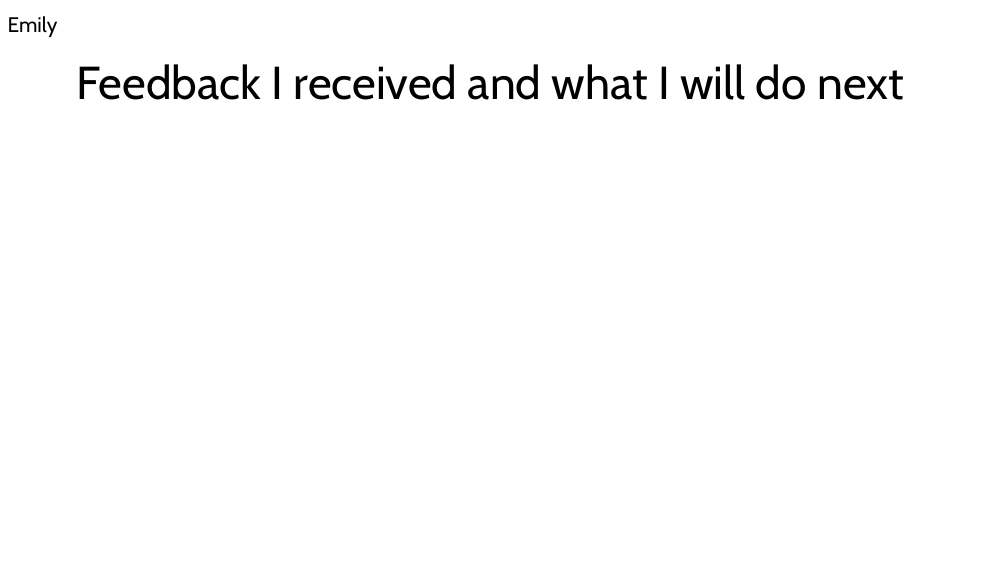
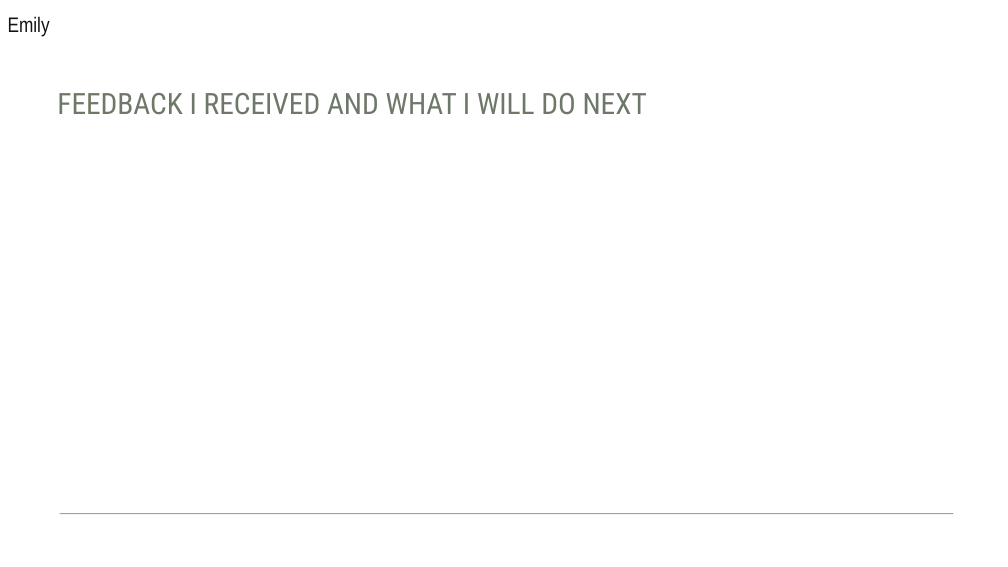
Before and after one commit to ginassadauskas/Project5Group1, a slide deck: slide 9 of peer assessment/interm peer assessment oct 26.pptx. Drawn at 1008x567 pixels with LibreOffice and Linux fonts; fonts in the diff are those of the drawing. Boxes give left, top, right and bottom in pixels: in the first picture for what was removed or moved away, otherwise in the second. Text is boxed around its words. In the diff, an @@ line names an element or a change of style, - is before the commit and + after.

Commit message:
FeedbackSlides

```diff
--- a/peer assessment/interm peer assessment oct 26.pptx
+++ b/peer assessment/interm peer assessment oct 26.pptx
@@ text "Emily" at [8,16,50,37]: font Cabin to Arial Narrow, text colour #000000 to #131313 @@
@@ title "FEEDBACK I RECEIVED AND WHAT ..." at [57,93,647,114]: vertical alignment middle to bottom @@
@@ title at [57,93,647,114]: text changed; size 44 to 28 pt; font Cabin to Roboto Condensed; text colour #000000 to #6E7868 @@
-Feedback I received and what I will do next
+FEEDBACK I RECEIVED AND WHAT I WILL DO NEXT
@@ line added from (954, 513) to (60, 513), #444742 1 pt @@
```
Also in this commit, not shown: 12 other slides changed, 1 other file.
